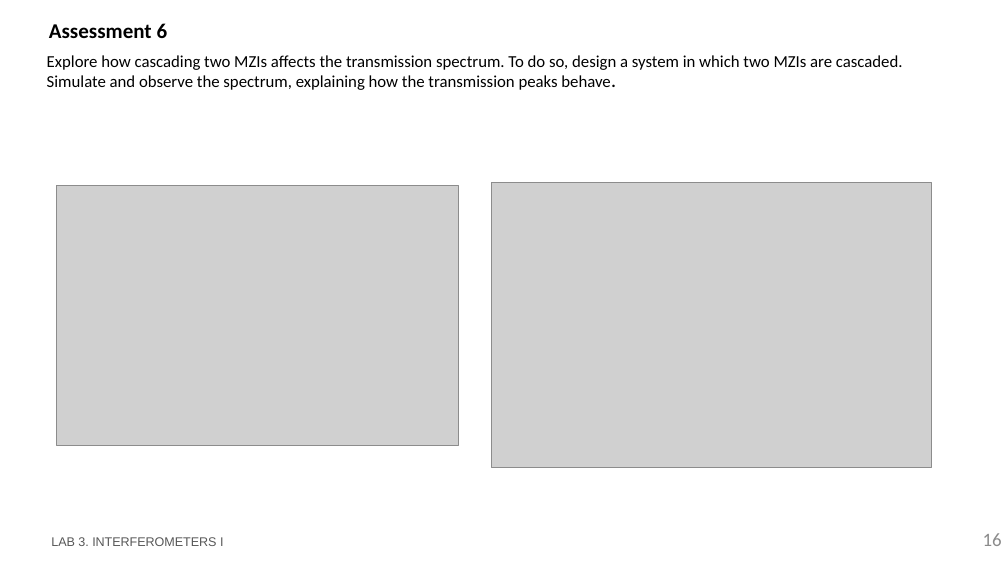
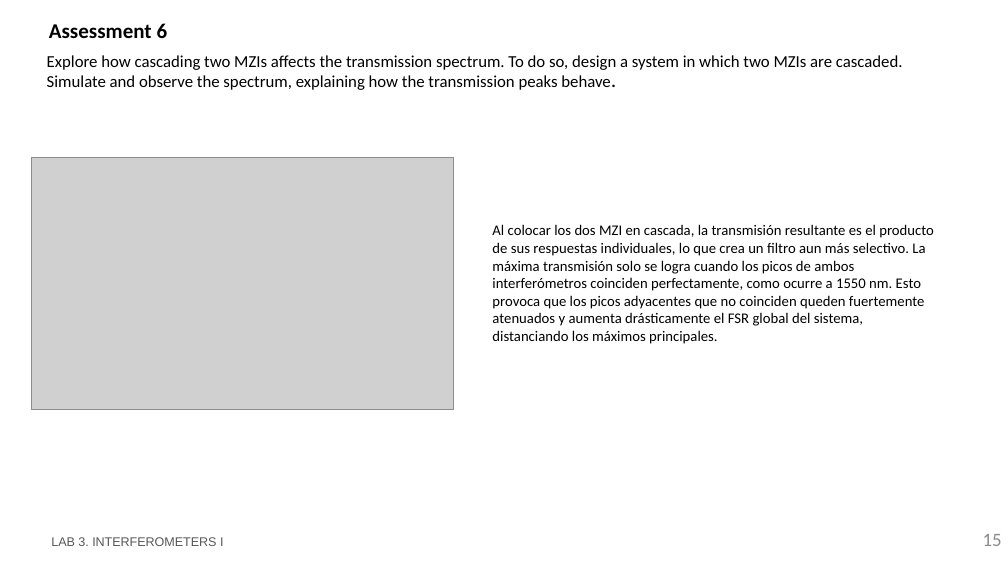
Before and after one commit to snacmuo/pic-upv-lab3, a slide deck: slide 15 of LabBook_3.pptx (slide 16 before the commit). Drawn at 1008x567 pixels with LibreOffice and Linux fonts; fonts in the diff are those of the drawing; grey boxes stand for pictures; background and template pictures are left out. Boxes give left, top, right and bottom in pixels: in the first picture for what was removed or moved away, otherwise in the second. Text is boxed around its words. In the diff, an @@ line names an element or a change of style, - is before the commit and + after.

```diff
--- a/LabBook_3.pptx
+++ b/LabBook_3.pptx
@@ picture: place and size @@
-picture at (57, 185, 458, 445)
+picture at (32, 157, 454, 409)
@@ picture removed at (492, 183, 932, 467) @@
@@ text added at (492, 224, 934, 344), 14 pt, text #000000 @@
+Al colocar los dos MZI en cascada, la transmisión resultante es el producto de sus respuestas individuales, lo que crea un filtro aun más selectivo. La máxima transmisión solo se logra cuando los picos de ambos interferómetros coinciden perfectamente, como ocurre a 1550 nm. Esto provoca que los picos adyacentes que no coinciden queden fuertemente atenuados y aumenta drásticamente el FSR global del sistema, distanciando los máximos principales.
@@ page number at (983, 534, 1002, 546): text changed @@
-16
+15
```
Also in this commit, not shown: 4 other slides changed, 1 slide removed, 1 other file.
